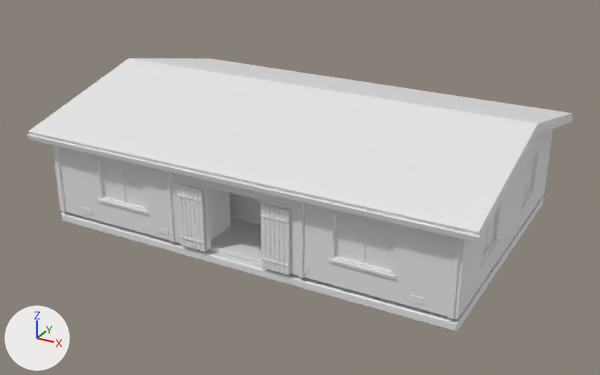
An edit to the Blender file ArtSource/Village/VillageExpansion3D.blend, drawn before and after from the same camera.
The view is the same before and after, from a 50 mm lens placed at (15.9, -29.7, 15.5), pointed at (-0.2, -0.3, 0.8). Lighting does not change. The marker at lower left points along +X, +Y and +Z. The first picture is the older version.

Objects in the first picture: 'GEO_Expansion_SkiLodge_Floor', 'GEO_Expansion_SkiLodge_Foundation', 'GEO_Expansion_SkiLodge_FrontWall', 'GEO_Expansion_SkiLodge_OpenDoorLeaves', 'GEO_Expansion_SkiLodge_Roof', 'GEO_Expansion_SkiLodge_RoofSnow', 'GEO_Expansion_SkiLodge_SideWall1', 'GEO_Expansion_SkiLodge_Vestibule-1.72', 'GEO_Expansion_SkiLodge_WallAndCeilingTimbers', 'GEO_Expansion_SkiLodge_WindowFrames', 'GEO_Expansion_SkiLodge_WindowGlass' and 4 more.
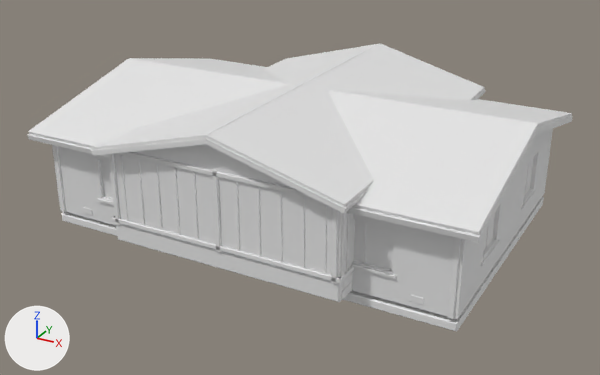
Diff of the bpy script that builds the scene:
```diff
--- a/ArtSource/Village/VillageExpansion3D.blend.py
+++ b/ArtSource/Village/VillageExpansion3D.blend.py
@@ ob_geo_expansion_tradewarehouse_plinthcourses @@
+ob_geo_expansion_tradewarehouse_plinthcourses = bpy.data.objects.new('GEO_Expansion_TradeWarehouse_PlinthCourses', me_geo_expansion_tradewarehouse_plinthcourses)  # 656 vertices, 574 faces; spans x -5.03..5.03, y -6.82..6.41, z 0.02..0.75; in mat_geo_expansion_tradewarehouse_plinthcourses_review (white #e7e7e7)
+ob_geo_expansion_tradewarehouse_plinthcourses.parent = ob_villageexpansion3d
+ob_geo_expansion_tradewarehouse_plinthcourses.location = (0.0, 0.0, 0.0)
@@ ob_geo_expansion_tradewarehouse_structuraltimbers @@
+ob_geo_expansion_tradewarehouse_structuraltimbers = bpy.data.objects.new('GEO_Expansion_TradeWarehouse_StructuralTimbers', me_geo_expansion_tradewarehouse_structuraltimbers)  # 832 vertices, 728 faces; spans x -5.09..5.09, y -7.09..7.09, z 0.78..4.08; in mat_geo_expansion_tradewarehouse_structuraltimbers_review (white #e7e7e7)
+ob_geo_expansion_tradewarehouse_structuraltimbers.parent = ob_villageexpansion3d
+ob_geo_expansion_tradewarehouse_structuraltimbers.location = (0.0, 0.0, 0.0)
@@ ob_geo_expansion_tradewarehouse_roofsnow @@
+ob_geo_expansion_tradewarehouse_roofsnow = bpy.data.objects.new('GEO_Expansion_TradeWarehouse_RoofSnow', me_geo_expansion_tradewarehouse_roofsnow)  # 32 vertices, 28 faces; spans x -5.37..5.37, y -7.46..7.46, z 3.96..5.53; in mat_geo_expansion_tradewarehouse_roofsnow_review (white #e7e7e7)
+ob_geo_expansion_tradewarehouse_roofsnow.parent = ob_villageexpansion3d
+ob_geo_expansion_tradewarehouse_roofsnow.location = (0.0, 0.0, 0.0)
@@ ob_geo_expansion_tradewarehouse_roof @@
+ob_geo_expansion_tradewarehouse_roof = bpy.data.objects.new('GEO_Expansion_TradeWarehouse_Roof', me_geo_expansion_tradewarehouse_roof)  # 32 vertices, 28 faces; spans x -5.4..5.4, y -7.5..7.5, z 3.8..5.4; in mat_geo_expansion_tradewarehouse_roof_review (white #e7e7e7)
+ob_geo_expansion_tradewarehouse_roof.parent = ob_villageexpansion3d
+ob_geo_expansion_tradewarehouse_roof.location = (0.0, 0.0, 0.0)
@@ ob_geo_expansion_tradewarehouse_gables @@
+ob_geo_expansion_tradewarehouse_gables = bpy.data.objects.new('GEO_Expansion_TradeWarehouse_Gables', me_geo_expansion_tradewarehouse_gables)  # 12 vertices, 10 faces; spans x -5.0..5.0, y -7.0..7.0, z 4.0..5.3; in mat_geo_expansion_tradewarehouse_gables_review (white #e7e7e7)
+ob_geo_expansion_tradewarehouse_gables.parent = ob_villageexpansion3d
+ob_geo_expansion_tradewarehouse_gables.location = (0.0, 0.0, 0.0)
@@ ob_geo_expansion_tradewarehouse_closedwalls @@
+ob_geo_expansion_tradewarehouse_closedwalls = bpy.data.objects.new('GEO_Expansion_TradeWarehouse_ClosedWalls', me_geo_expansion_tradewarehouse_closedwalls)  # 48 vertices, 42 faces; spans x -5.0..4.72, y -7.0..7.0, z 0.8..4.0; in mat_geo_expansion_tradewarehouse_closedwalls_review (white #e7e7e7)
+ob_geo_expansion_tradewarehouse_closedwalls.parent = ob_villageexpansion3d
+ob_geo_expansion_tradewarehouse_closedwalls.location = (0.0, 0.0, 0.0)
@@ ob_geo_expansion_tradewarehouse_loadingwall @@
+ob_geo_expansion_tradewarehouse_loadingwall = bpy.data.objects.new('GEO_Expansion_TradeWarehouse_LoadingWall', me_geo_expansion_tradewarehouse_loadingwall)  # 48 vertices, 42 faces; spans x 4.72..5.0, y -7.0..7.0, z 0.8..4.0; in mat_geo_expansion_tradewarehouse_loadingwall_review (white #e7e7e7)
+ob_geo_expansion_tradewarehouse_loadingwall.parent = ob_villageexpansion3d
+ob_geo_expansion_tradewarehouse_loadingwall.location = (0.0, 0.0, 0.0)
@@ ob_geo_expansion_tradewarehouse_stoneplinth @@
+ob_geo_expansion_tradewarehouse_stoneplinth = bpy.data.objects.new('GEO_Expansion_TradeWarehouse_StonePlinth', me_geo_expansion_tradewarehouse_stoneplinth)  # 16 vertices, 14 faces; spans x -5.0..5.0, y -7.0..7.0, z 0.0..0.8; in mat_geo_expansion_tradewarehouse_stoneplinth_review (white #e7e7e7)
+ob_geo_expansion_tradewarehouse_stoneplinth.parent = ob_villageexpansion3d
+ob_geo_expansion_tradewarehouse_stoneplinth.location = (0.0, 0.0, 0.0)
```

Location of each change, (x1, y1, x2, y2) in pixels of the pictures (600 x 375 px):
'GEO_Expansion_TradeWarehouse_RoofSnow', added: after (92, 44, 485, 207)
'GEO_Expansion_TradeWarehouse_ClosedWalls', added: after (109, 154, 332, 275)
'GEO_Expansion_TradeWarehouse_StructuralTimbers', added: after (108, 152, 354, 284)
'GEO_Expansion_TradeWarehouse_StonePlinth', added: after (116, 224, 348, 302)
'GEO_Expansion_TradeWarehouse_Gables', added: after (132, 144, 292, 188)
'GEO_Expansion_TradeWarehouse_Roof', added: after (91, 89, 486, 213)
'GEO_Expansion_TradeWarehouse_LoadingWall', added: after (337, 211, 355, 277)
'GEO_Expansion_TradeWarehouse_PlinthCourses', added (mostly hidden): after (341, 273, 352, 300)
'GEO_Expansion_SkiLodge_OpenDoorLeaves', unchanged, covered by the edit: before (176, 184, 290, 275)
'GEO_Expansion_SkiLodge_Floor', unchanged, covered by the edit: before (208, 217, 262, 264)
